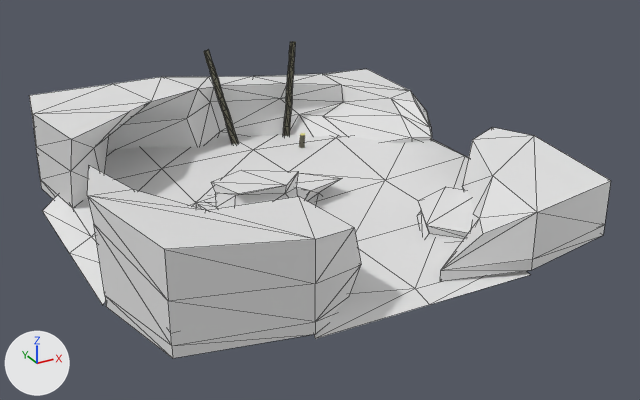
Two versions of the glTF model resources/Models/UnderWaterRoom6_a1.glb, one commit apart.
Before and after are seen from a camera (50 mm lens) standing at (-18.0, -34.9, 17.1) and looking at (0.3, -1.7, 0.6). Lighting does not change. The marker at lower left points along +X, +Y and +Z. Mesh edges are drawn as thin lines on the coarser meshes. Where no turn or scale is listed for an object, it has been applied to the vertices. Vertices at the same position are counted once.

Names of what the first picture shows: 'Rock.006', 'SeaFloor.006', 'WoodPilingCrooked1.001', 'WoodPilingCrooked1.002'.
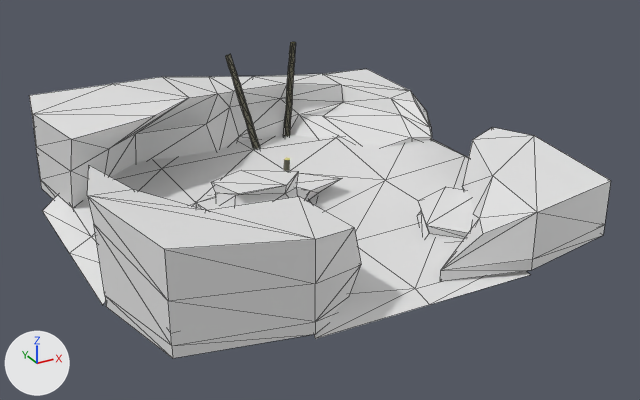
Where the change shows, as pixel boxes (x1, y1, x2, y2) in the pictures (640 x 400 px; the box of a moved part takes in the faces that stretch with it):
'WoodPilingCrooked1.002', moved: before (204, 50, 239, 144); after (225, 54, 261, 149)
'WoodPilingCrooked1.001', moved: (283, 42, 295, 136) in both
part 1 of me_plane_011, moved or reshaped: before (164, 76, 299, 146); after (164, 76, 299, 150)
part 2 of me_plane_011, moved or reshaped: before (71, 139, 100, 179); after (71, 139, 109, 179)
part 3 of me_plane_011, moved or reshaped: before (94, 89, 197, 174); after (105, 94, 217, 176)
part 4 of me_plane_011, moved or reshaped: before (34, 111, 129, 147); after (34, 114, 156, 148)
part 5 of me_plane_011, moved or reshaped: before (108, 118, 197, 150); after (109, 124, 216, 177)
part 6 of me_plane_011, moved or reshaped: before (33, 77, 198, 146); after (33, 77, 218, 147)
part 7 of me_plane_011, moved or reshaped: before (290, 114, 412, 143); after (290, 114, 412, 147)

The change in detail:
me_plane_011 has 186 vertices, 317 faces and spans x -11.0..11.0, y -11.0..10.0, z -0.2..4.5.
me_plane_011 is used by ob_rock_006; location (0.0, 0.0, 0.0).
Before the commit, vertices of me_plane_011: 95 (4.2, 5.3, 0.0), 96 (4.2, 5.3, 0.2), 97 (6.2, 4.3, 0.2), 98 (6.2, 4.3, 0.0).
me_plane_011 part 1: all 8 vertices in x -2.5..-0.5, y 7.0..8.8, z 0.0..4.0 are moved by (0.6, -1.3, 0.0).
me_plane_011 part 2: the 1 vertex in x -8.2, y 5.0, z 2.5 is moved by (0.6, -0.5, 0.0).
me_plane_011 part 3: the 1 vertex in x -6.4, y 8.5, z 2.2 is moved by (0.7, -1.9, 0.0).
me_plane_011 part 4: the 1 vertex in x -6.8, y 3.5, z 4.5 is moved by (0.9, -1.1, 0.0).
me_plane_011 part 5: the 1 vertex in x -6.9, y 9.0, z 0.5 is moved by (1.0, -2.6, 0.0).
me_plane_011 part 6: the 1 vertex in x -4.9, y 6.0, z 4.0 is moved by (1.0, -2.6, 0.7).
Part 7, on me_plane_011:
Vertices 95 to 98 of me_plane_011 move by (0.0, -1.0, 0.0).
Object 'WoodPilingCrooked1.001' (ob_woodpilingcrooked1_001) moves from (3.34, 7.28, 3.01) to (3.32, 7.2, 3.01).
Object 'WoodPilingCrooked1.002' (ob_woodpilingcrooked1_002) moves from (-0.56, 7.62, 3.01) to (0.07, 6.16, 3.01).
